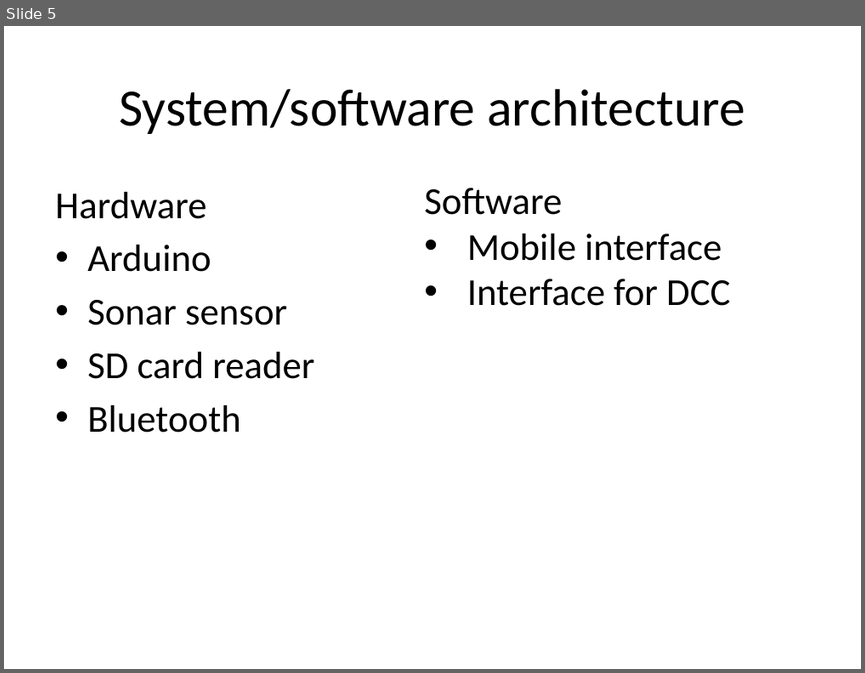
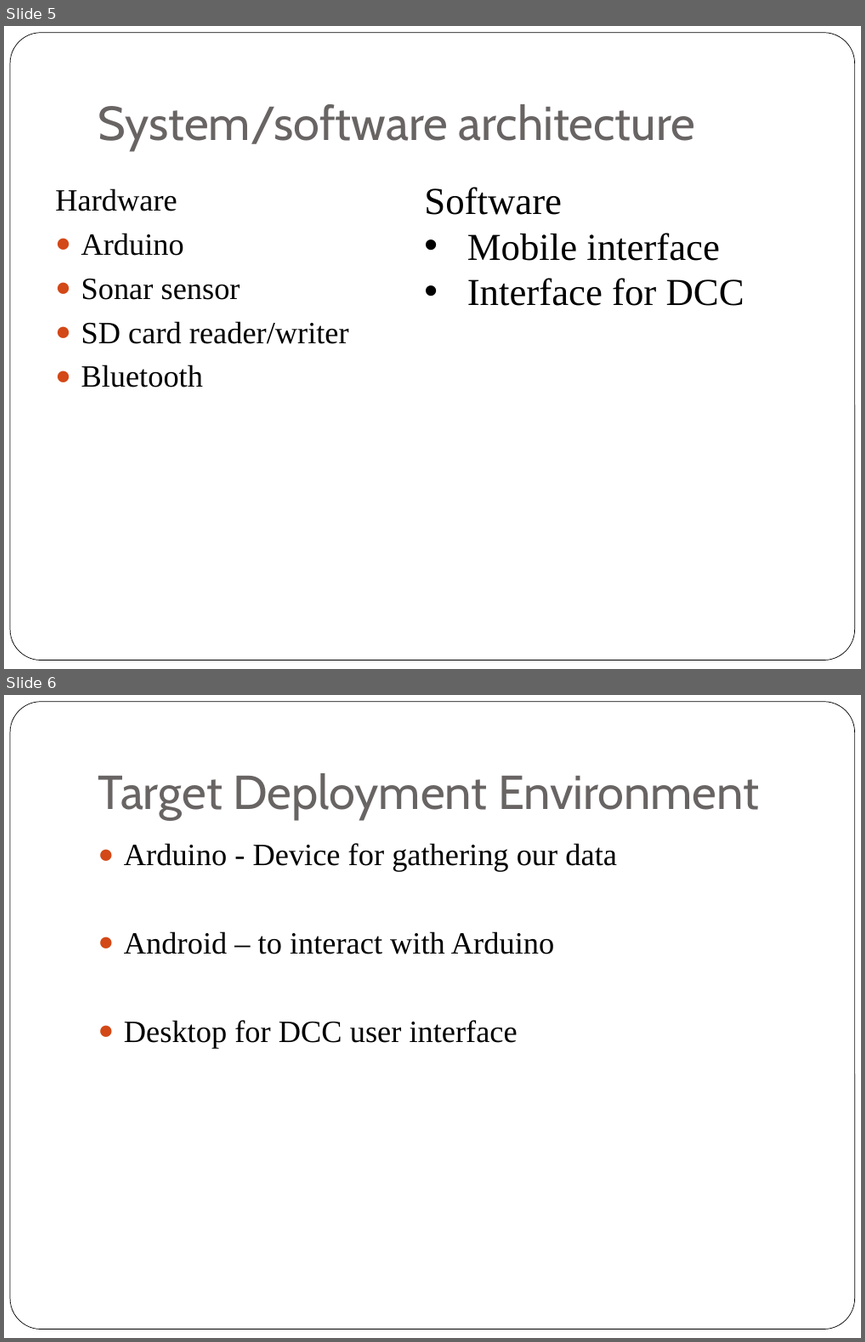
Before and after one commit to unverferthz/Project-2015, a slide deck: CZ Technical Defence.pptx. Shown one above the other, each under a label of ours: slide 5 before the commit, slides 5 and 6 after it. The pictures are 865x673 and 865x1342 pixels, drawn with LibreOffice and Linux fonts; fonts in the diff are those of the drawing. Boxes give left, top, right and bottom in pixels: in the first picture for what was removed or moved away, otherwise in the second. Text is boxed around its words. In the diff, an @@ line names an element or a change of style, - is before the commit and + after.

```diff
--- a/CZ Technical Defence.pptx
+++ b/CZ Technical Defence.pptx
@@ slide 6 added at box(4, 695, 861, 1338), background #FFFFFF; not listed: 1 template element that a slide beside it also shows @@
@@ title added at box(98, 773, 759, 820), 40 pt, text #696464 @@
+Target Deployment Environment
@@ text added at box(124, 843, 617, 1048), 26 pt, text #000000 @@
+● Arduino - Device for gathering our data
+● Android – to interact with Arduino
+● Desktop for DCC user interface
@@ slide 5 changed as well @@
@@ rounded rectangle added at box(10, 33, 855, 660), fill #FFFFFF, outline #000000 0.5 pt @@
@@ title "System/software architecture": place and size @@
-title "System/software architecture" at box(119, 89, 744, 134)
+title "System/software architecture" at box(98, 104, 696, 151)
@@ title "System/software architecture" at box(98, 104, 696, 151): size 44 to 40 pt, font Calibri to Cabin, text colour #000000 to #696464; alignment centre to left; vertical alignment middle to bottom @@
@@ text "Software" at box(424, 187, 744, 306): font Calibri to Times New Roman @@
@@ text at box(55, 188, 240, 387): size 32 to 26 pt, font Calibri to Times New Roman in "Hardware", "Arduino", "Sonar sensor", "Bluetooth"; bullet • to ● @@
@@ text at box(81, 321, 349, 344): text changed; size 32 to 26 pt; font Calibri to Times New Roman @@
-• SD card reader
+● SD card reader/writer
```
Also in this commit, not shown: 7 other slides changed, 2 other slides added, 1 slide removed, 1 other file.
